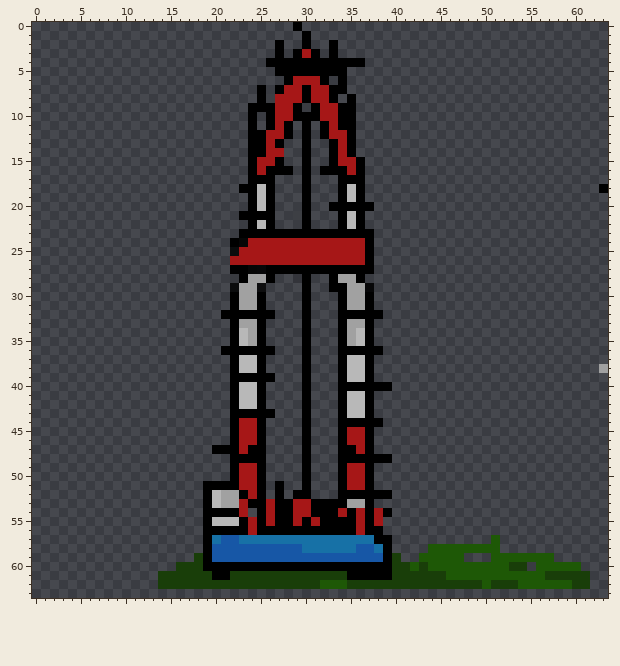
Two versions of one pixel-art sprite, assets/land-gas.png. The picture above was drawn from the file before the commit.
The file is 64x64 pixels. Pixels under 10% opacity are left out. Colours within 5 levels of each other are drawn and written as one.
After:
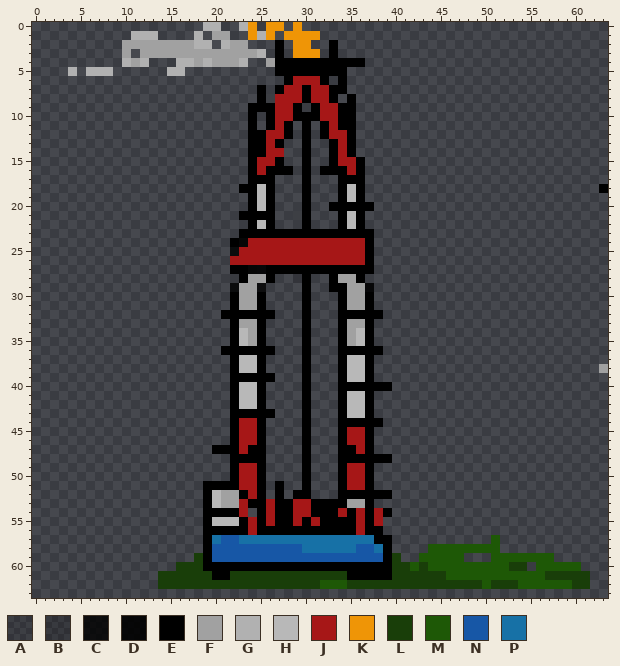
Palette (. is transparent): A #00000020  B #00000032  C #000000cd  D #000000e6  E #000000  F #a1a1a1  G #b1b1b1  H #b8b8b8  J #a61717  K #ef9506  L #193e09  M #1e5806  N #1757a6  P #1771a6
The exact change:
y 0: x 19..20 .. -> GG; x 23..24 .. -> GK; x 26..27 .. -> KK; x 29 E -> K
y 1: x 11..13 ... -> GGG; x 18 . -> G; x 20..21 .. -> FF; x 24..26 ... -> KGK; x 28..31 ..E. -> KKKK
y 2: x 10..19 .......... -> FFFFFFFFGG; x 21..23 ... -> GFF; x 29..30 .E -> KK
y 3: x 10 . -> F; x 12..25 .............. -> FFFFFFFFFFFFFG; x 29..31 EJE -> KKK
y 4: x 10..12 ... -> GFG; x 16..23 ........ -> GGFGFFFG; x 26 E -> F
y 5: x 4 . -> G; x 6..8 ... -> GGG; x 15..16 .. -> GG
